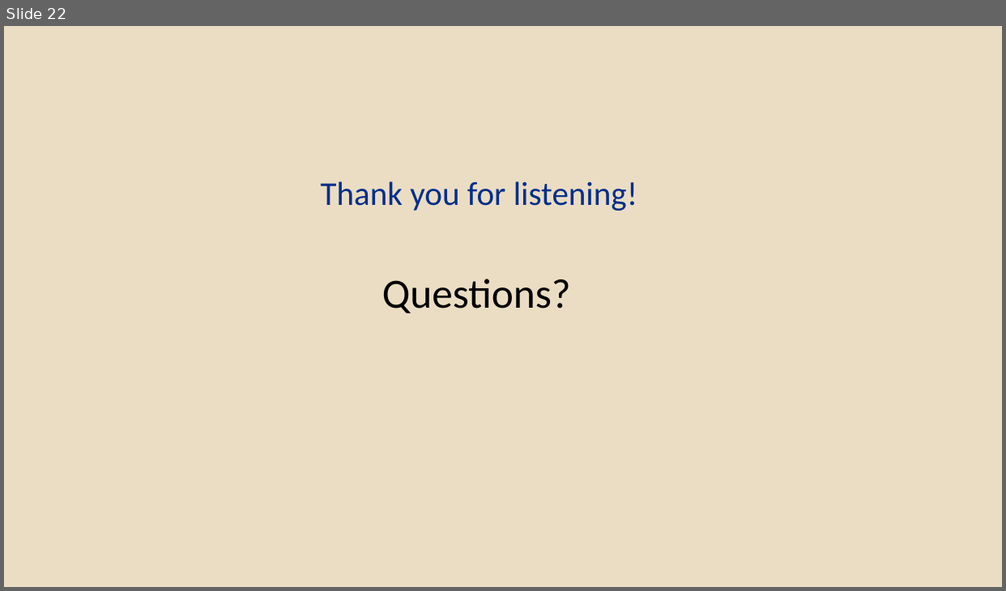
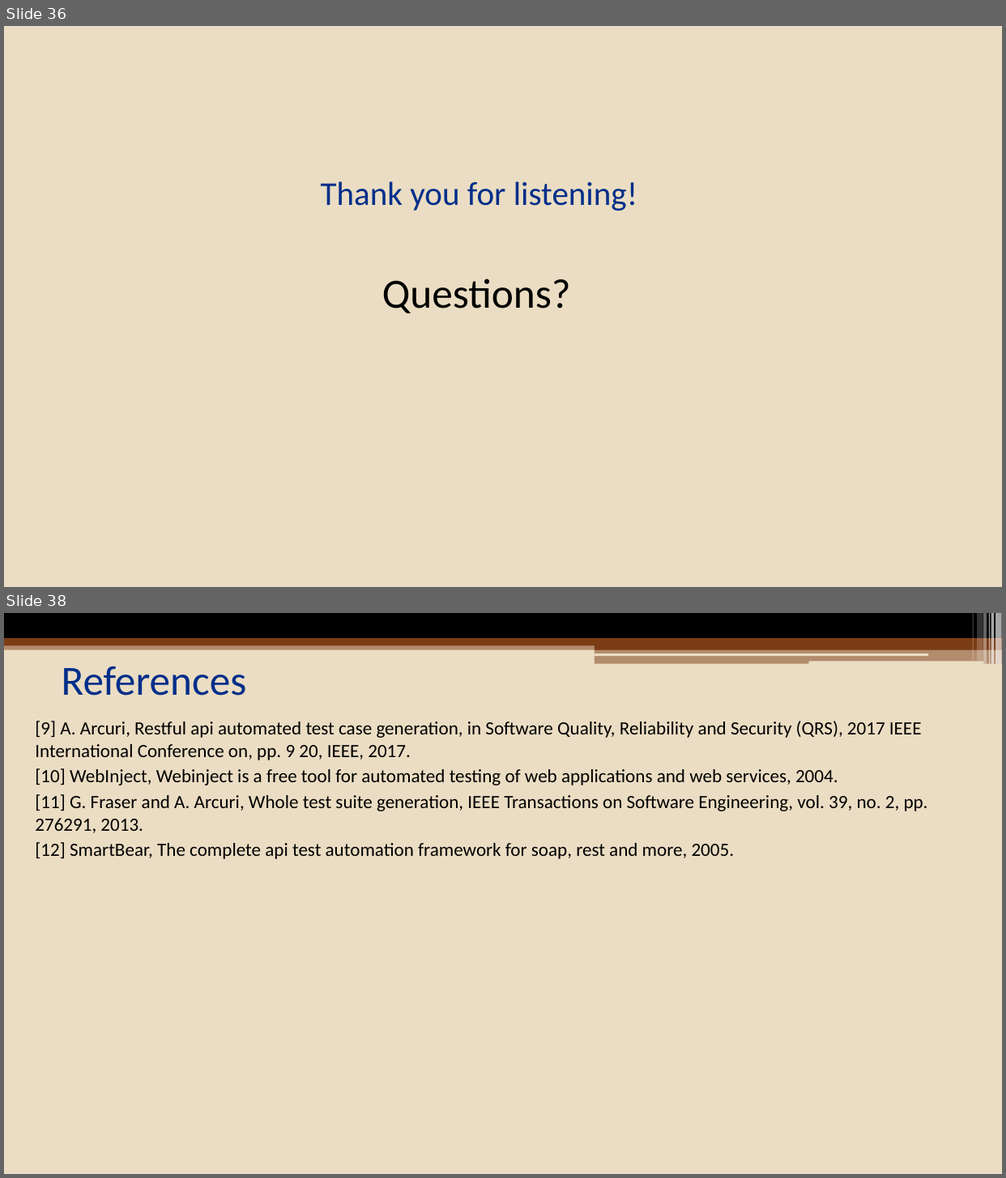
Before and after one commit to eozer/cinco_seminar, a slide deck: presentation/cinco_presentation.pptx. Shown one above the other, each under a label of ours: slide 22 before the commit, slides 36 and 38 after it; the slides between them are not shown. The pictures are 1006x591 and 1006x1178 pixels, drawn with LibreOffice and Linux fonts; fonts in the diff are those of the drawing. Boxes give left, top, right and bottom in pixels: in the first picture for what was removed or moved away, otherwise in the second. Text is boxed around its words. In the diff, an @@ line names an element or a change of style, - is before the commit and + after.

```diff
--- a/presentation/cinco_presentation.pptx
+++ b/presentation/cinco_presentation.pptx
@@ slide 38 added at [4,613,1002,1174], background #EBDDC3 @@
@@ rectangle added at [4,613,1002,638], fill #000000 @@
@@ rectangle added at [973,613,974,661], fill #FFFFFF at 30% opacity @@
@@ rectangle added at [978,613,983,661], fill #FFFFFF at 20% opacity @@
@@ rectangle added at [984,613,987,664], fill #FFFFFF at 40% opacity @@
@@ rectangle added at [989,613,990,664], fill #FFFFFF at 60% opacity @@
@@ rectangle added at [991,613,995,664], fill #FFFFFF at 65% opacity @@
@@ rectangle added at [996,613,1002,664], fill #FFFFFF at 65% opacity @@
@@ rectangle added at [4,643,1002,649], fill #7B3C16 at 50% opacity @@
@@ rectangle added at [4,638,1002,646], fill #7B3C16 @@
@@ rounded rectangle added at [594,653,928,656], fill #EBDDC3 @@
@@ rectangle added at [594,642,1002,649], fill #7B3C16 @@
@@ rectangle added at [594,649,1002,664], fill #7B3C16 at 50% opacity @@
@@ rounded rectangle added at [809,661,983,664], fill #EBDDC3 @@
@@ title added at [62,666,247,696], 40 pt, text #002E8A @@
+References
@@ text added at [35,721,928,859], 18 pt, text #000000 @@
+[9] A. Arcuri, Restful api automated test case generation, in Software Quality, Reliability and Security (QRS), 2017 IEEE International Conference on, pp. 9 20, IEEE, 2017.
+[10] WebInject, Webinject is a free tool for automated testing of web applications and web services, 2004.
+[11] G. Fraser and A. Arcuri, Whole test suite generation, IEEE Transactions on Software Engineering, vol. 39, no. 2, pp. 276291, 2013.
+[12] SmartBear, The complete api test automation framework for soap, rest and more, 2005.
@@ what was slide 22 is now slide 36 @@
```
Also in this commit, not shown: 6 slides changed, 14 other slides added.
